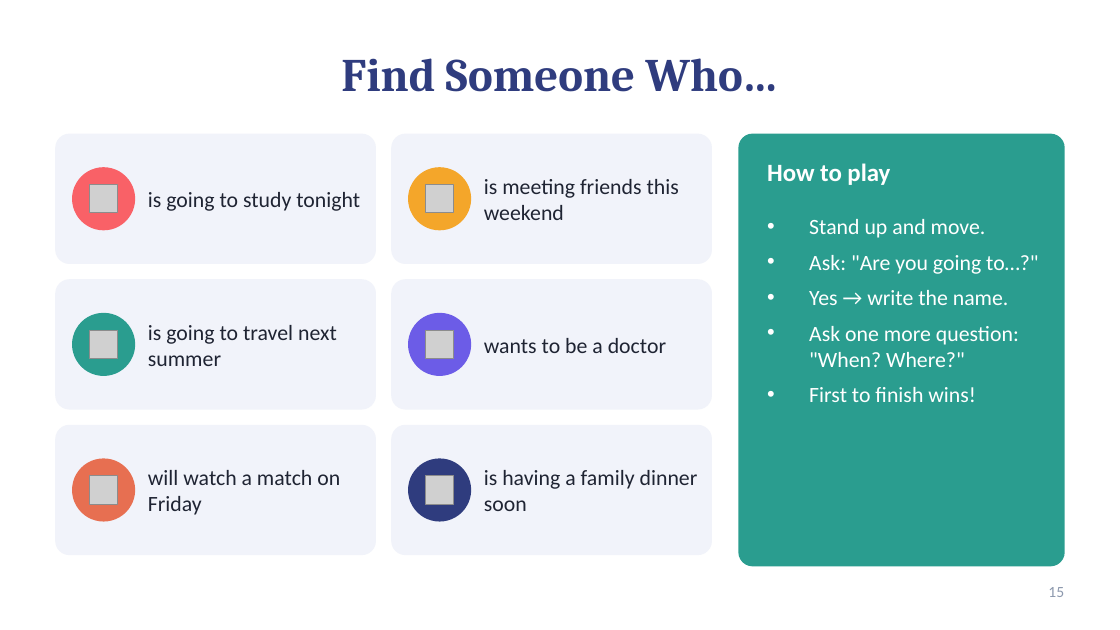
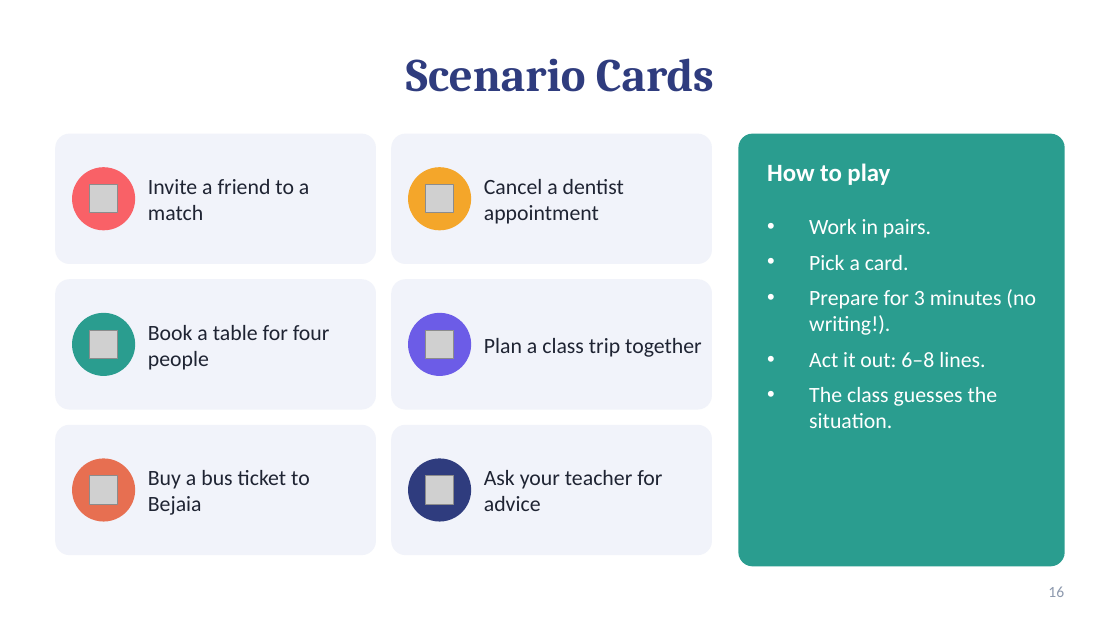
Before and after one commit to moundhermghezzi321-oss/leafgraud, a slide deck: slide 16 of Lesson5_Plans_and_Dreams.pptx (slide 15 before the commit). Drawn at 1120x630 pixels with LibreOffice and Linux fonts; fonts in the diff are those of the drawing; grey boxes stand for pictures. Boxes give left, top, right and bottom in pixels: in the first picture for what was removed or moved away, otherwise in the second. Text is boxed around its words. In the diff, an @@ line names an element or a change of style, - is before the commit and + after.

```diff
--- a/Lesson5_Plans_and_Dreams.pptx
+++ b/Lesson5_Plans_and_Dreams.pptx
@@ title at <box>406,58,714,92</box>: text changed @@
-Find Someone Who…
+Scenario Cards
@@ text at <box>148,179,309,220</box>: text changed @@
-is going to study tonight
+Invite a friend to a match
@@ text at <box>484,179,624,224</box>: text changed @@
-is meeting friends this weekend
+Cancel a dentist appointment
@@ text at <box>809,219,1036,428</box>: text changed @@
-• Stand up and move.
-• Ask: "Are you going to…?"
-• Yes → write the name.
-• Ask one more question: "When? Where?"
-• First to finish wins!
+• Work in pairs.
+• Pick a card.
+• Prepare for 3 minutes (no writing!).
+• Act it out: 6–8 lines.
+• The class guesses the situation.
@@ text at <box>148,325,330,370</box>: text changed @@
-is going to travel next summer
+Book a table for four people
@@ text at <box>484,338,702,357</box>: text changed @@
-wants to be a doctor
+Plan a class trip together
@@ text at <box>148,470,310,515</box>: text changed @@
-will watch a match on Friday
+Buy a bus ticket to Bejaia
@@ text at <box>484,470,662,511</box>: text changed @@
-is having a family dinner soon
+Ask your teacher for advice
@@ page number at <box>1048,586,1064,597</box>: text changed @@
-15
+16
```
Also in this commit, not shown: 10 other slides changed, 7 slides added, 6 slides removed.
